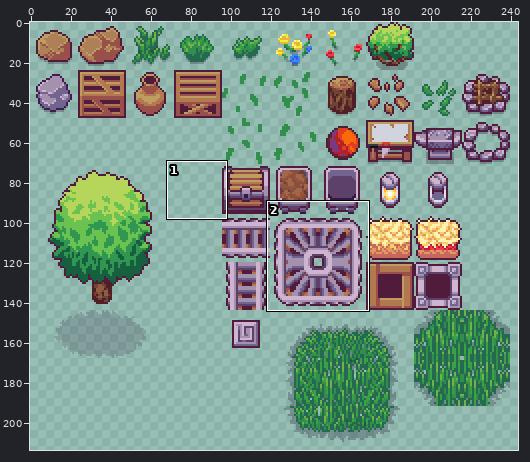
A sprite sheet gets an edit: arts/Decoration.png. The first picture is a wide view before the edit; the outline marks the close-up.
Close-up. First the earlier version:
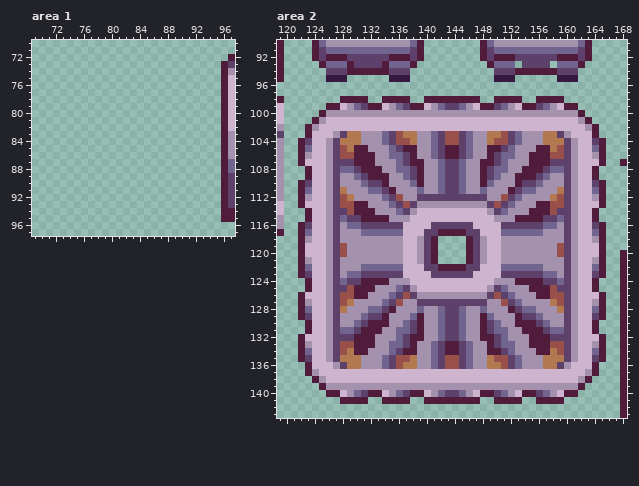
The file is 256x256 pixels. Shown: area 1: x 69..97, y 70..97; area 2: x 119..168, y 90..143. The wide view leaves out empty margins. The commit also changed other parts of the picture, which this record leaves out.
New version:
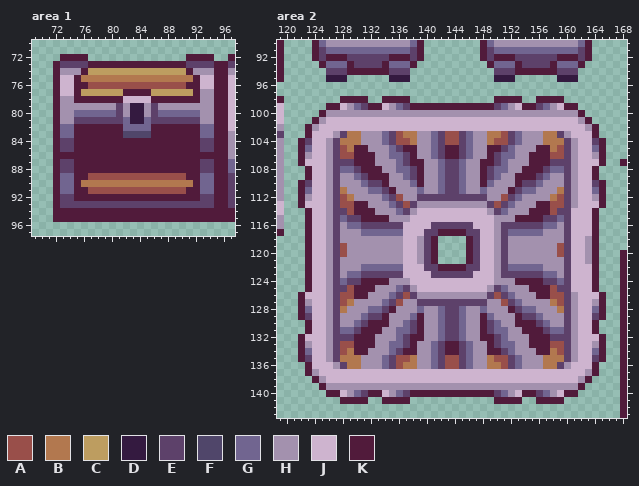
Palette (. is transparent): A #994f4a  B #b2784f  C #bd9d60  D #341a40  E #5d416a  F #50466a  G #716590  H #a391ae  J #ceb4cf  K #511b3b
Changes in this commit:
Area 1:
There is now colour A in row 76 at x 77 to 90; in row 89 at x 77 to 90; in row 91 at x 77 to 90.
There is now colour B in row 75 at x 76 to 91; in row 90 at x 76 to 91.
There is now colour C in row 74 at x 77 to 90; in row 77 at x 76 to 81 and 86 to 91.
There is now colour D in rows 79 to 81 at x 83 to 84.
There is now colour E in row 73 at x 73 to 76 and 91 to 94; in rows 79 to 80 at x 81 and 86; in row 81 at x 75 to 81 and 86 to 92; in rows 84 to 85 at x 73 to 74 and 93 to 94; in rows 87 to 88 at x 73 to 74 and 93 to 94; in row 92 at x 73 to 74 and 93 to 94.
There is now colour E in row 93 at x 73 to 94.
There is now colour F in row 83 at x 82 to 85.
There is now colour G in row 80 at x 75 to 80 and 87 to 92; in row 81 at x 82 and 85; in row 82 at x 73 to 74, 82 to 85 and 93 to 94; in row 83 at x 73 to 74 and 93 to 94; in rows 89 to 91 at x 73 to 74 and 93 to 94.
There is now colour H in row 74 at x 73 to 75 and 92 to 94; in row 77 at x 93 to 94; in row 78 at x 73 to 74 and 93 to 94; in row 79 at x 73 to 80, 82, 85 and 87 to 94; in row 80 at x 73 to 74, 82, 85 and 93 to 94; in row 81 at x 73 to 74 and 93 to 94.
There is now colour J in rows 75 to 76 at x 73 to 74 and 93 to 94; in row 77 at x 73 to 74; in row 78 at x 82 to 85.
There is now colour K in row 72 at x 73 to 76 and 91 to 94; in row 73 at x 72, 77 to 90 and 95; in row 74 at x 72, 76, 91 and 95; in row 75 at x 72, 75, 92 and 95; in row 76 at x 72, 75 to 76, 91 to 92 and 95; in row 77 at x 72, 75, 82 to 85, 92 and 95.
There is now colour K in row 78 at x 72, 75 to 81, 86 to 92 and 95; in rows 79 to 81 at x 72 and 95; in rows 82 to 83 at x 72, 75 to 81, 86 to 92 and 95; in rows 84 to 85 at x 72, 75 to 92 and 95; in row 86 at x 72 to 95; in rows 87 to 88 at x 72, 75 to 92 and 95.
There is now colour K in row 89 at x 72, 75 to 76, 91 to 92 and 95; in row 90 at x 72, 75, 92 and 95; in row 91 at x 72, 75 to 76, 91 to 92 and 95; in row 92 at x 72, 75 to 92 and 95; in row 93 at x 72 and 95; in rows 94 to 95 at x 72 to 95.
Area 2:
The edit turns colour G into colour E in row 117 at x 151; in row 122 at x 151.
The edit turns colour H into colour E in rows 118 to 121 at x 151.
The edit turns colour J into colour H in rows 116 to 117 at x 150; in rows 118 to 121 at x 150 and 163; in rows 122 to 123 at x 150.
The edit turns colour H into colour J in rows 114 to 117 at x 161; in rows 118 to 121 at x 148 and 161; in rows 122 to 125 at x 161.
There is now colour K in row 93 at x 153 and 158.
The edit turns colour E into colour K in row 99 at x 143 to 144; in row 116 at x 123 and 164; in row 123 at x 123 and 164; in row 140 at x 143 to 144.
The edit turns colour G into colour K in row 99 at x 142 and 145; in row 117 at x 123 and 164; in row 122 at x 123 and 164; in row 140 at x 142 and 145.
The edit turns colour H into colour K in row 99 at x 141 and 146; in row 118 at x 123 and 164; in row 121 at x 123 and 164; in row 140 at x 141 and 146.
The edit turns colour J into colour K in row 99 at x 140 and 147; in rows 119 to 120 at x 123 and 164; in row 140 at x 140 and 147.
Colour K is gone in row 98 at x 140 to 147; in rows 116 to 123 at x 122 and 165; in row 141 at x 140 to 147.
Pixel boxes of the changes (left, top, right, bottom) in both close-ups:
added: (53, 54, 221, 222)
added: (515, 61, 522, 68)
added: (550, 61, 557, 68)
changed: (424, 96, 480, 110)
changed: (571, 208, 606, 292)
changed: (298, 222, 312, 278)
changed: (480, 222, 508, 278)
changed: (424, 390, 480, 404)
